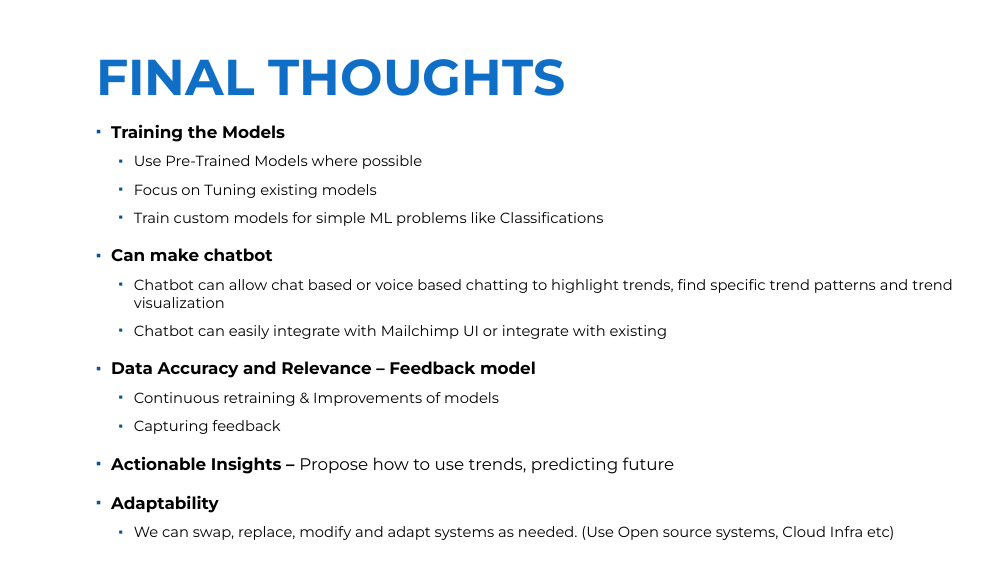
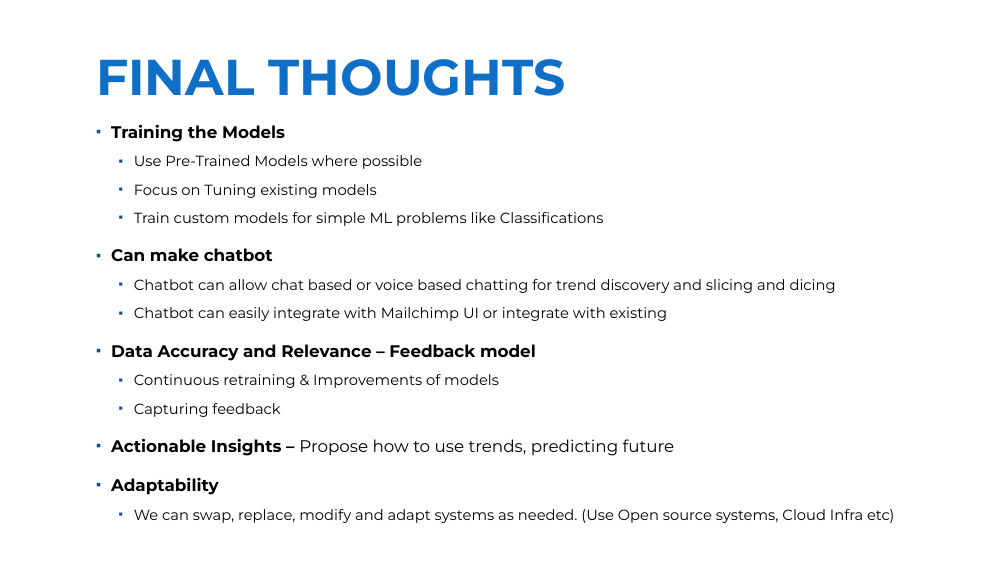
Before and after one commit to Braj-120/test-prep, a slide deck: slide 39 of Braj_Kishor_Intro_Achievements.pptx. Drawn at 1008x567 pixels with LibreOffice and Linux fonts; fonts in the diff are those of the drawing; background and template pictures are left out. Boxes give left, top, right and bottom in pixels: in the first picture for what was removed or moved away, otherwise in the second. Text is boxed around its words. In the diff, an @@ line names an element or a change of style, - is before the commit and + after.

```diff
--- a/Braj_Kishor_Intro_Achievements.pptx
+++ b/Braj_Kishor_Intro_Achievements.pptx
@@ text at (134, 279, 836, 293): text changed @@
-  ▪ Chatbot can allow chat based or voice based chatting to highlight trends, find specific trend patterns and trend visualization
+  ▪ Chatbot can allow chat based or voice based chatting for trend discovery and slicing and dicing
```
Also in this commit, not shown: 24 other slides changed.
